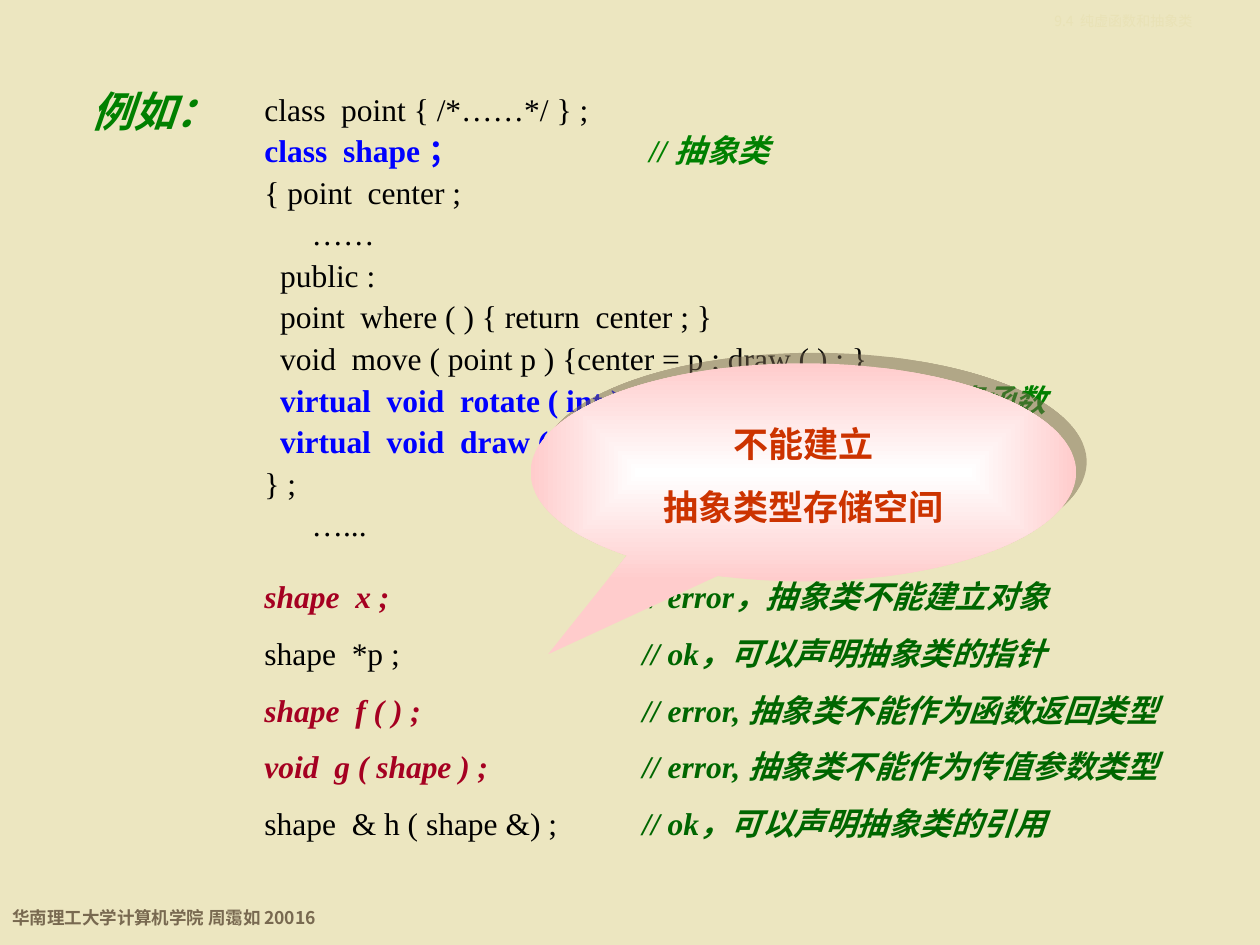
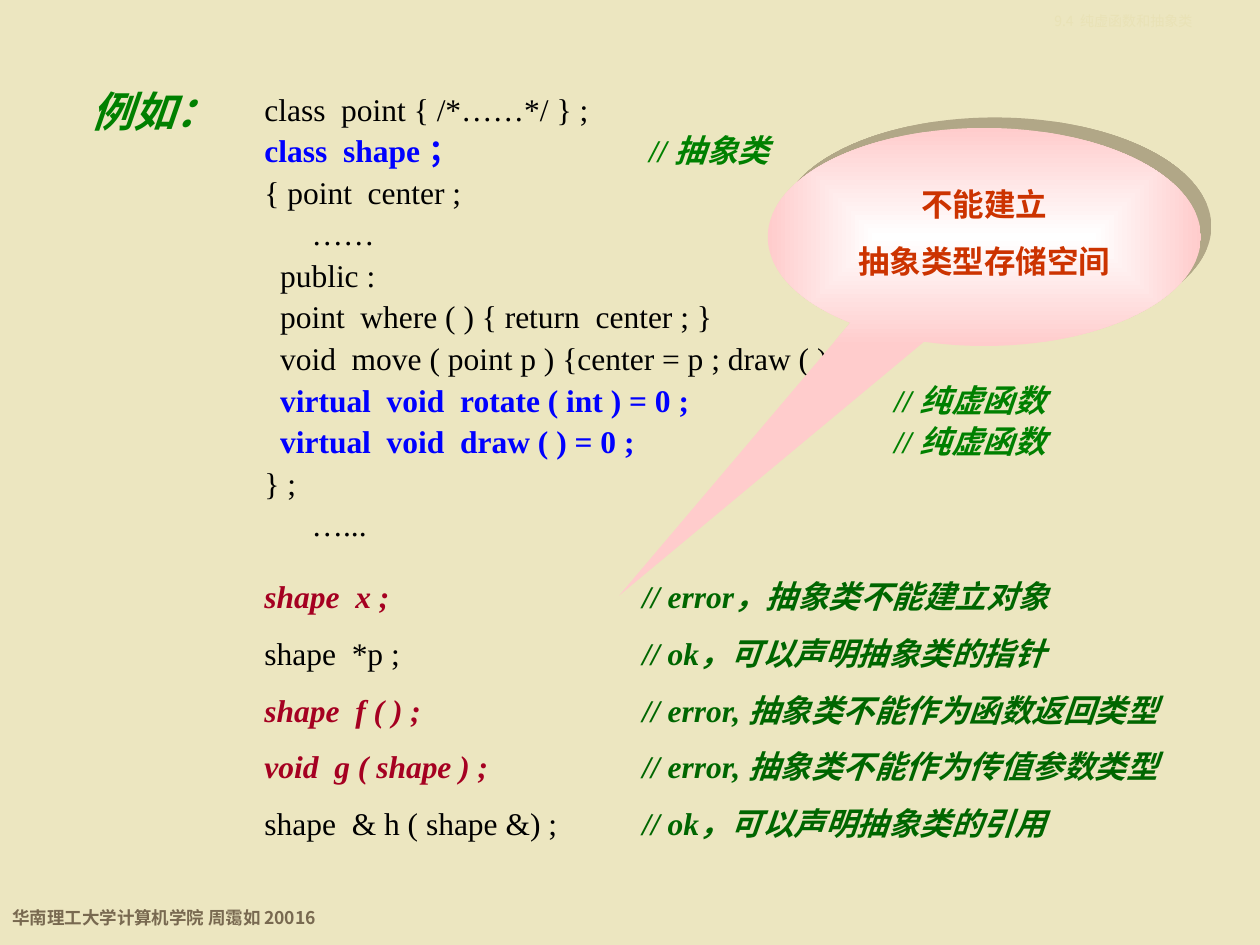
Before and after one commit to wwuhn/wwuhn.github.io, a slide deck: slide 70 of bookspcClassic/C++程序设计基础（第5版）周霭如/9-虚函数与多态性.pptx. Drawn at 1260x945 pixels with LibreOffice and Linux fonts; fonts in the diff are those of the drawing; background and template pictures are left out. Boxes give left, top, right and bottom in pixels: in the first picture for what was removed or moved away, otherwise in the second. Text is boxed around its words. In the diff, an @@ line names an element or a change of style, - is before the commit and + after.

```diff
--- a/bookspcClassic/C++程序设计基础（第5版）周霭如/9-虚函数与多态性.pptx
+++ b/bookspcClassic/C++程序设计基础（第5版）周霭如/9-虚函数与多态性.pptx
@@ speech bubble "不能建立": place and size @@
-speech bubble "不能建立" at <box>530,363,1076,581</box>
+speech bubble "不能建立" at <box>767,129,1201,346</box>
@@ speech bubble "不能建立" at <box>767,129,1201,346</box>: size 20 to 18 pt; proportions changed @@
```
Also in this commit, not shown: 4 other slides changed.
